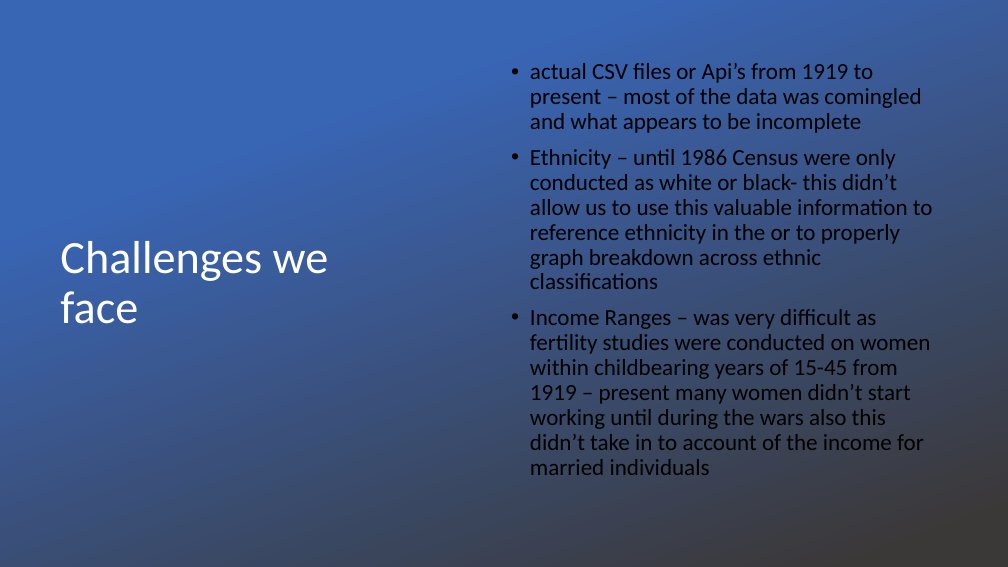
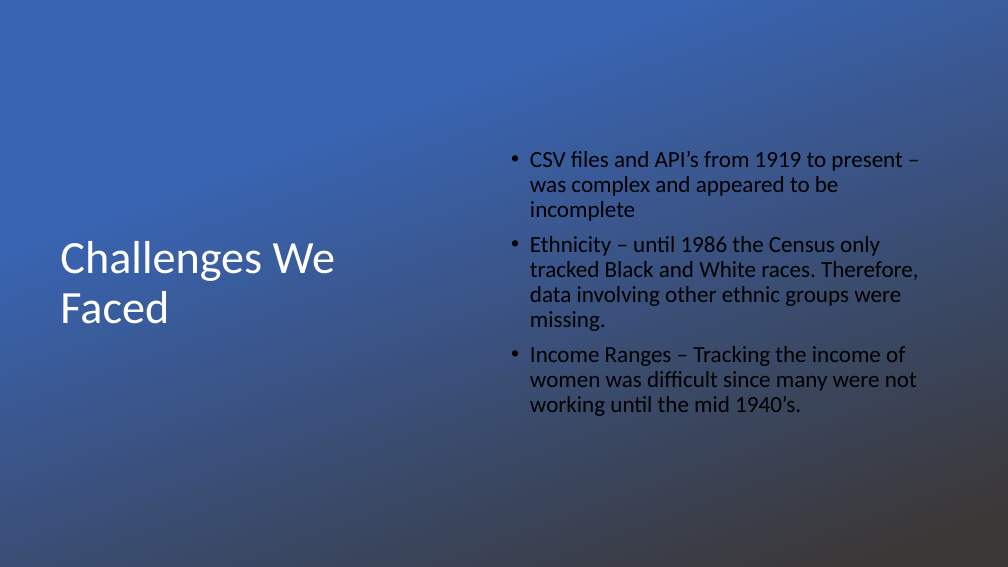
Before and after one commit to vlee2020/UCI-Project1-Group5, a slide deck: slide 3 of Presentation/Fertility Rates in the US.pptx. Drawn at 1008x567 pixels with LibreOffice and Linux fonts; fonts in the diff are those of the drawing; background and template pictures are left out. Boxes give left, top, right and bottom in pixels: in the first picture for what was removed or moved away, otherwise in the second. Text is boxed around its words. In the diff, an @@ line names an element or a change of style, - is before the commit and + after.

```diff
--- a/Presentation/Fertility Rates in the US.pptx
+++ b/Presentation/Fertility Rates in the US.pptx
@@ text at (x1=530, y1=151, x2=918, y2=416): text changed @@
-• actual CSV files or Api’s from 1919 to present – most of the data was comingled and what appears to be incomplete
-• Ethnicity – until 1986 Census were only conducted as white or black- this didn’t allow us to use this valuable information to reference ethnicity in the or to properly graph breakdown across ethnic classifications
-• Income Ranges – was very difficult as fertility studies were conducted on women within childbearing years of 15-45 from 1919 – present many women didn’t start working until during the wars also this didn’t take in to account of the income for married individuals
+• CSV files and API’s from 1919 to present –was complex and appeared to be incomplete
+• Ethnicity – until 1986 the Census only tracked Black and White races. Therefore, data involving other ethnic groups were missing.
+• Income Ranges – Tracking the income of women was difficult since many were not working until the mid 1940’s.
@@ title at (x1=60, y1=241, x2=335, y2=324): text changed @@
-Challenges we face
+Challenges We Faced
```
Also in this commit, not shown: 4 other slides changed, 2 other files.
